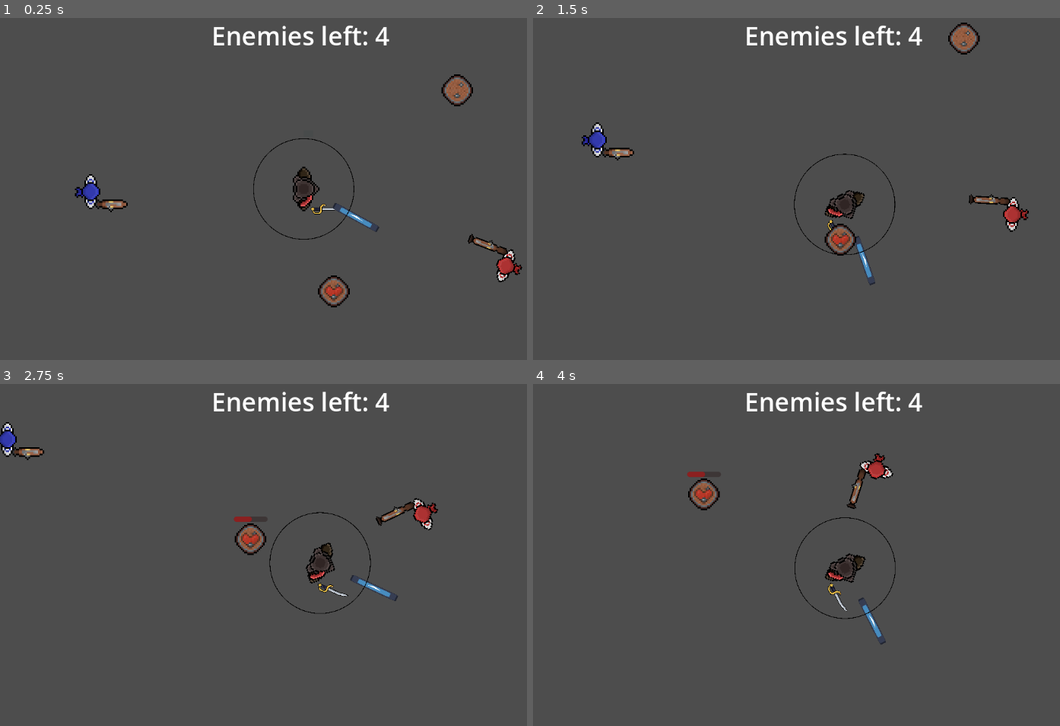
Above: before the commit, frames 1-4 (two rows, left to right).
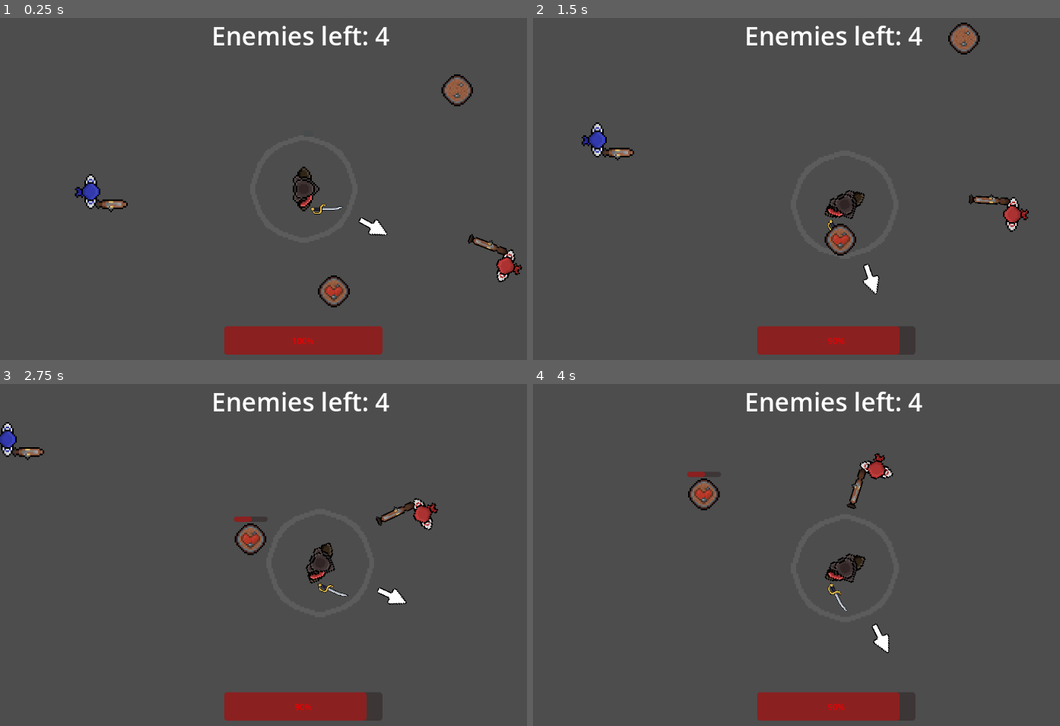
Above: after the commit, the same moments.

Repository: Maccy-0/1-Tap-Adventure
Game: Godot game, scene res://Scenes/MainScene.tscn
Two runs of this game, one before a commit and one after it. Both use one fixed random seed, a clock stepped at 60 frames per second and the inputs below. The engine's default icon, where the game draws it, is replaced by a stand-in: a white triangle on a blue panel in a dark square.
Inputs (mouse positions are in pixels of both pictures, inside the frame that each line leads up to):
- Up to frame 1 (0.25 s): no input
- Up to frame 2 (1.5 s): tap Enter (ui_accept) at 0.5, 0.77 s; move the mouse to (970, 171) at 0.52 s; hold Space (action) 0.53-1.28 s; click (970, 171) at 0.67 s; move the mouse to (717, 206) at 1.27 s; tap Space (action) at 1.35 s; click (717, 206) at 1.42 s
- Up to frame 3 (2.75 s): tap Enter (ui_accept) at 1.52 s; move the mouse to (363, 479) at 2.02 s; hold Space (action) from 2.03 s (still down); click (363, 479) at 2.17 s
- Up to frame 4 (4 s): move the mouse to (807, 623) at 2.77 s; release Space (action) at 2.78 s; tap Space (action) at 2.85 s; click (807, 623) at 2.92 s; tap Enter (ui_accept) at 3.02, 3.77 s; move the mouse to (1017, 606) at 3.52 s; hold Space (action) from 3.53 s (still down); click (1017, 606) at 3.67 s

The runs differ from the first frame. In frame 1, 2.9% of the frame differs, in the area x 42-74%, y 35-99%; in frame 2, 2.6%; in frame 3, 2.6%; in frame 4, 2.6%.

Commit message:
Added health

Diff:
--- a/Scenes/MainScene.tscn
+++ b/Scenes/MainScene.tscn
@@ -1,13 +1,13 @@
 [gd_scene load_steps=38 format=3 uid="uid://dx18gfjy68noj"]
 
-[ext_resource type="Texture2D" uid="uid://b2h7vtkbv4eks" path="res://icon.svg" id="1_hpc76"]
 [ext_resource type="Script" uid="uid://cokplsqjmsxud" path="res://Scenes/player.gd" id="2_tr2i4"]
 [ext_resource type="Texture2D" uid="uid://bnarmqxd6e5fd" path="res://Assets/Pirate Playable Character.png" id="3_0iob3"]
 [ext_resource type="Script" uid="uid://cjtghhto426ti" path="res://Scenes/player_sprite.gd" id="3_nhkr4"]
 [ext_resource type="Script" uid="uid://c3pshbe8jc33g" path="res://Scenes/dummy.gd" id="4_7rqgy"]
 [ext_resource type="Texture2D" uid="uid://m4ygito7gm0d" path="res://Assets/Sword Sprite.png" id="4_qxria"]
 [ext_resource type="Script" uid="uid://cv66gc2qyorml" path="res://Scenes/area_2d.gd" id="5_q68mp"]
-[ext_resource type="Texture2D" uid="uid://88nip11epjvk" path="res://Sprites/Circle-export.png" id="6_q68mp"]
+[ext_resource type="Texture2D" uid="uid://c0aqq886yq7g4" path="res://Assets/Arrow.png" id="5_rv6c1"]
+[ext_resource type="Texture2D" uid="uid://b5auy1e60bjqd" path="res://Assets/circle around player.png" id="7_rv6c1"]
 [ext_resource type="Texture2D" uid="uid://dic24a1v85qvu" path="res://Assets/Red Pirate Enemy.png" id="8_f140w"]
 [ext_resource type="Script" uid="uid://dqxd4td6bferm" path="res://Scenes/camera_2d.gd" id="8_i0j58"]
 [ext_resource type="AudioStream" uid="uid://b3n5x7y4v65d5" path="res://Sounds/kegpotiondrink.ogg" id="9_c1ier"]
@@ -74,9 +74,11 @@
 shape = SubResource("CircleShape2D_6t1o7")
 
 [node name="Arrow" type="Sprite2D" parent="Player"]
-scale = Vector2(0.75, 0.1)
-texture = ExtResource("1_hpc76")
-offset = Vector2(150, 0)
+texture_filter = 1
+position = Vector2(150, 0)
+rotation = 1.5707964
+scale = Vector2(2, 2)
+texture = ExtResource("5_rv6c1")
 
 [node name="Area2D" type="Area2D" parent="Player"]
 script = ExtResource("5_q68mp")
@@ -85,8 +87,9 @@
 shape = SubResource("CircleShape2D_qxria")
 
 [node name="Sprite2D" type="Sprite2D" parent="Player/Area2D/CollisionShape2D"]
-scale = Vector2(0.075, 0.075)
-texture = ExtResource("6_q68mp")
+texture_filter = 1
+scale = Vector2(3.3, 3.3)
+texture = ExtResource("7_rv6c1")
 
 [node name="Camera2D" type="Camera2D" parent="Player"]
 limit_left = -2000
@@ -291,6 +294,14 @@
 horizontal_alignment = 1
 script = ExtResource("18_hx8n4")
 
+[node name="ProgressBar" type="ProgressBar" parent="CanvasLayer"]
+modulate = Color(1, 0, 0, 1)
+offset_left = 425.0
+offset_top = 584.0
+offset_right = 725.0
+offset_bottom = 638.0
+max_value = 10.0
+
 [node name="AudioListener2D" type="AudioListener2D" parent="."]
 
 [connection signal="area_entered" from="Player/Area2D" to="Player" method="_on_area_2d_area_entered"]
--- a/Scenes/player.gd
+++ b/Scenes/player.gd
@@ -32,6 +32,7 @@
 var trueTimer = 0
 var rng = RandomNumberGenerator.new()
 var wavetimer = 0
+var dead = false
 
 func _ready():
 	add_to_group("player")
@@ -39,6 +40,9 @@
 	sword_start_pos = sword.position
 	sword_start_rot = sword.rotation
 	inputState = 0
+	dead = false
+	health = 10
+	$"../CanvasLayer/ProgressBar".value = health
 
 	$Enter.play()
 	$Music.play()
@@ -183,18 +187,22 @@
 	tween.parallel().tween_property(sword, "rotation", sword_start_rot, 0.05)
 
 func take_damage(amount):
-	health -= amount
-	health = max(health, 0)
-	print("Player health:", health)
-	$IGotHit.play()
-
-	if health <= 0:
-		die()
+	if dead == false:
+		health -= amount
+		health = max(health, 0)
+		print("Player health:", health)
+		$"../CanvasLayer/ProgressBar".value = health
+		$IGotHit.play()
+
+		if health <= 0:
+			dead = true
+			die()
 
 func heal(amount):
 	health += amount
 	health = min(health, max_health)
 	print("Player healed:", health)
+	$"../CanvasLayer/ProgressBar".value = health
 	$"Keg Drink".play()
 
 func die():
@@ -213,6 +221,8 @@
 		visible = true
 		await get_tree().create_timer(0.1).timeout
 
-	await get_tree().create_timer(1.0).timeout
-
-	get_tree().reload_current_scene() #???
+	visible = false
+	await get_tree().create_timer(6.0).timeout
+
+
+	get_tree().change_scene_to_file("res://Scenes/MainMenuScene.tscn")
